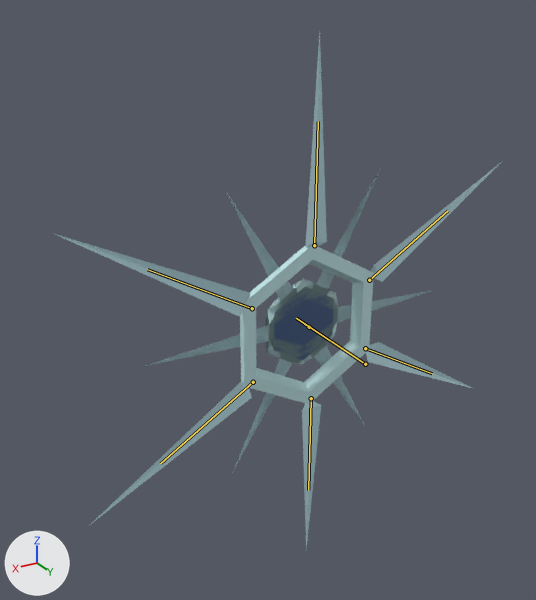
What one commit did to the glTF model glb_imports/SnowflakeEntity.glb.
One viewpoint serves both versions: a 50 mm lens placed at (4.59, 6.58, 3.82), pointed at (0.34, -0.49, 0.28). Lighting does not change. The marker at lower left points along +X, +Y and +Z. The picture after the commit comes second. The bones that bend it are drawn over the model as lines.

In view in the first picture: 'BackLeft', 'BackRight', 'CentralEye1', 'CentralEye2', 'CentralEye3', 'FacePlate', 'FrontLeft', 'FrontRight', 'MiddleLeft', 'MiddleRight' and 1 more.
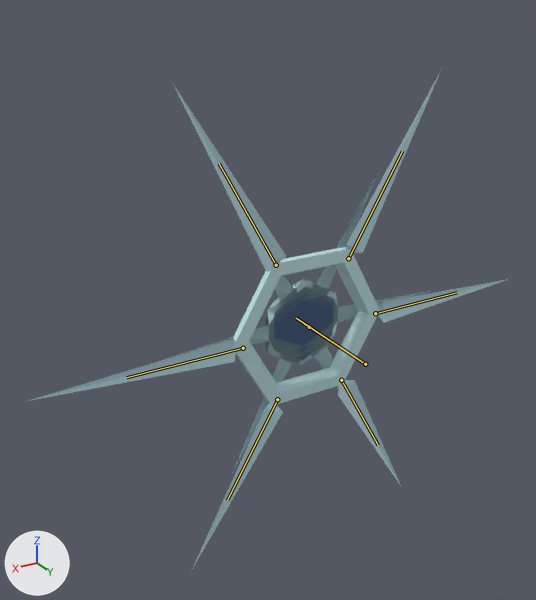
The newer file adds an action. The first version stands in its rest pose; the second is drawn at frame 108 of the action 'RotateSlow1Seg'.

Where the change shows, as pixel boxes (x1, y1, x2, y2) in the pictures (536 x 600 px):
'FacePlate', posed (10% wider): before (240, 245, 373, 404); after (233, 247, 380, 405)
'MiddleLeft', posed (6% wider, 25% shorter): before (55, 234, 251, 317); after (28, 339, 236, 401)
'FrontLeft', posed: before (305, 32, 327, 248); after (173, 84, 286, 272)
'BackLeft', posed (43% narrower, 17% taller): before (90, 382, 252, 525); after (191, 403, 283, 571)
'FrontRight', posed (26% narrower, 54% taller): before (370, 163, 500, 282); after (346, 69, 442, 253)
'BackRight', posed (220% wider, 29% shorter): before (302, 401, 321, 550); after (338, 380, 401, 486)
'MiddleRight', posed (20% wider, 6% shorter): before (366, 342, 474, 389); after (378, 279, 508, 323)

What the commit changed:
Bone 'Bone.001' (bone_bone_001) turns from (0, 0, 0) to (0, -29, 0) degrees about its own x, y and z.
